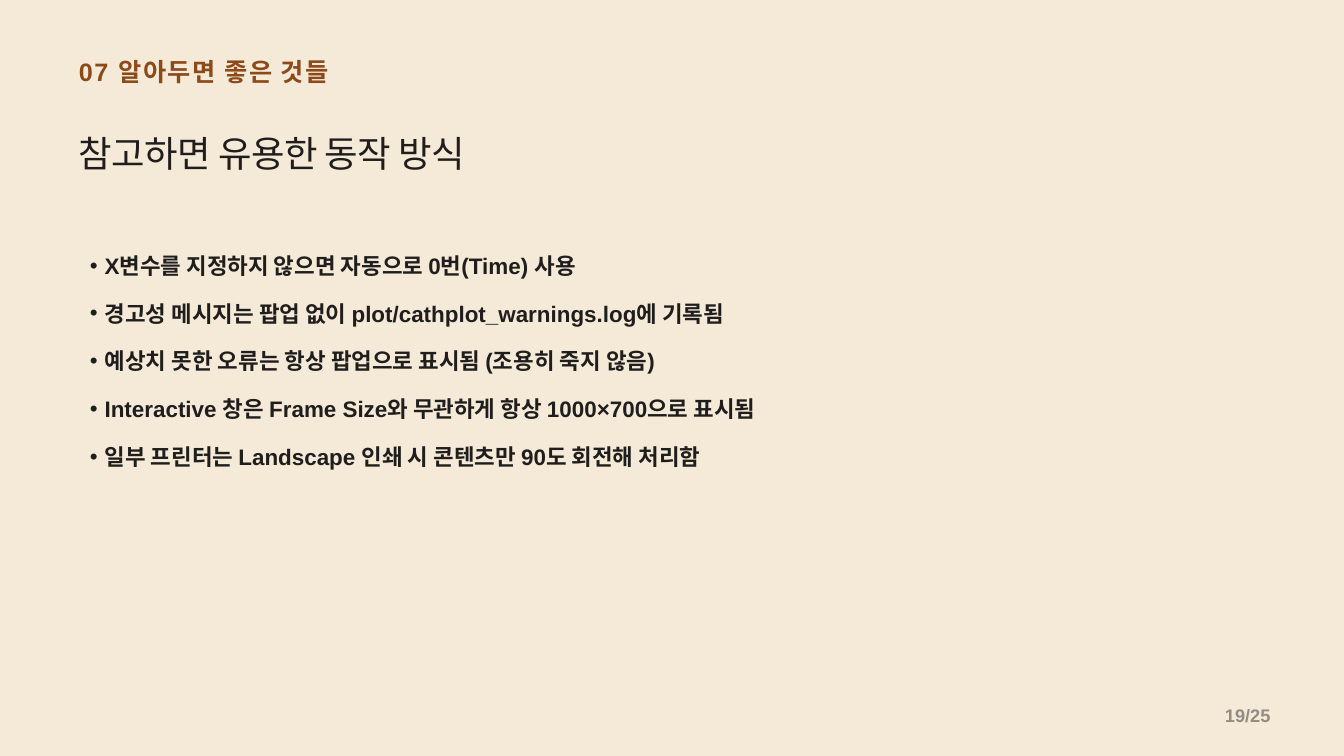
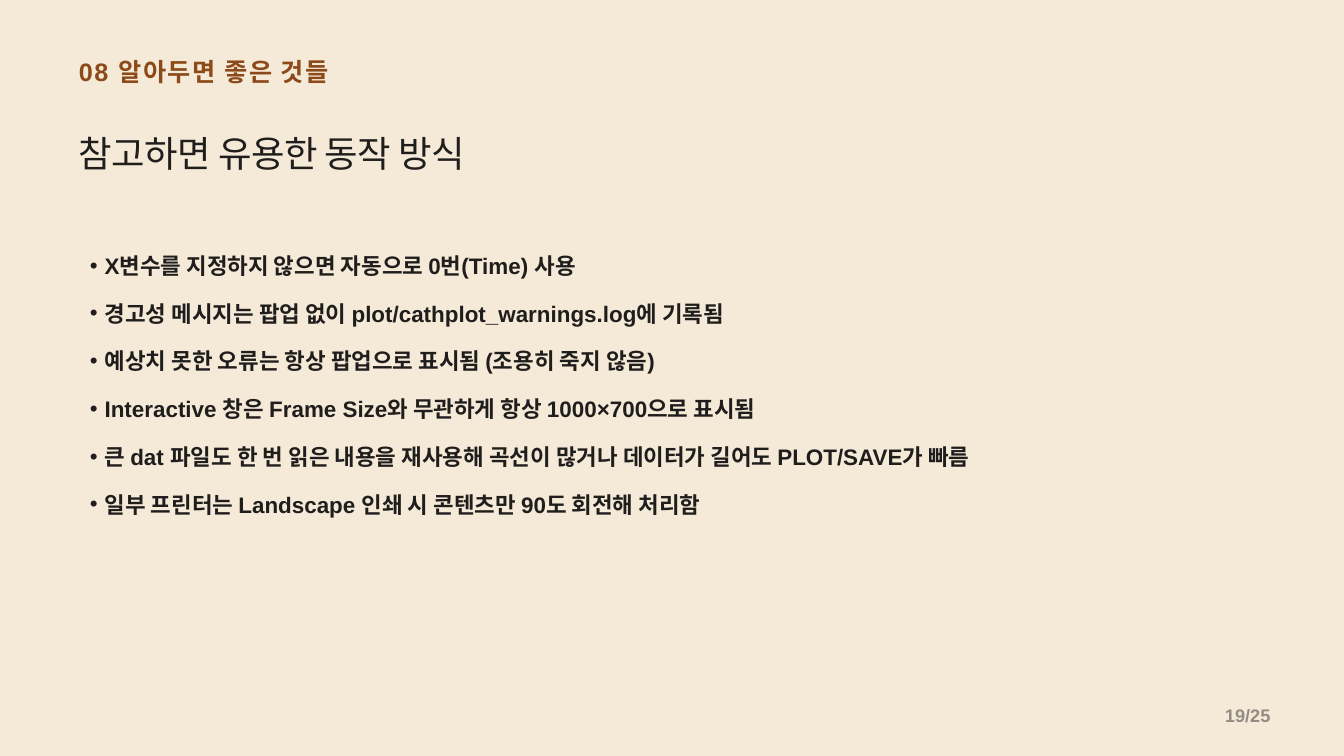
Before and after one commit to CWKIM113/CathPlot_Pub, a slide deck: slide 19 of CathPlot_발표.pptx. Drawn at 1344x756 pixels with LibreOffice and Linux fonts; fonts in the diff are those of the drawing. Boxes give left, top, right and bottom in pixels: in the first picture for what was removed or moved away, otherwise in the second. Text is boxed around its words. In the diff, an @@ line names an element or a change of style, - is before the commit and + after.

```diff
--- a/CathPlot_발표.pptx
+++ b/CathPlot_발표.pptx
@@ text at (79,60,329,84): text changed @@
-07 알아두면 좋은 것들
+08 알아두면 좋은 것들
@@ text at (105,446,969,467): paragraph added @@
+• 큰 dat 파일도 한 번 읽은 내용을 재사용해 곡선이 많거나 데이터가 길어도 PLOT/SAVE가 빠름
```
Also in this commit, not shown: 5 other slides changed, 1 other file.
